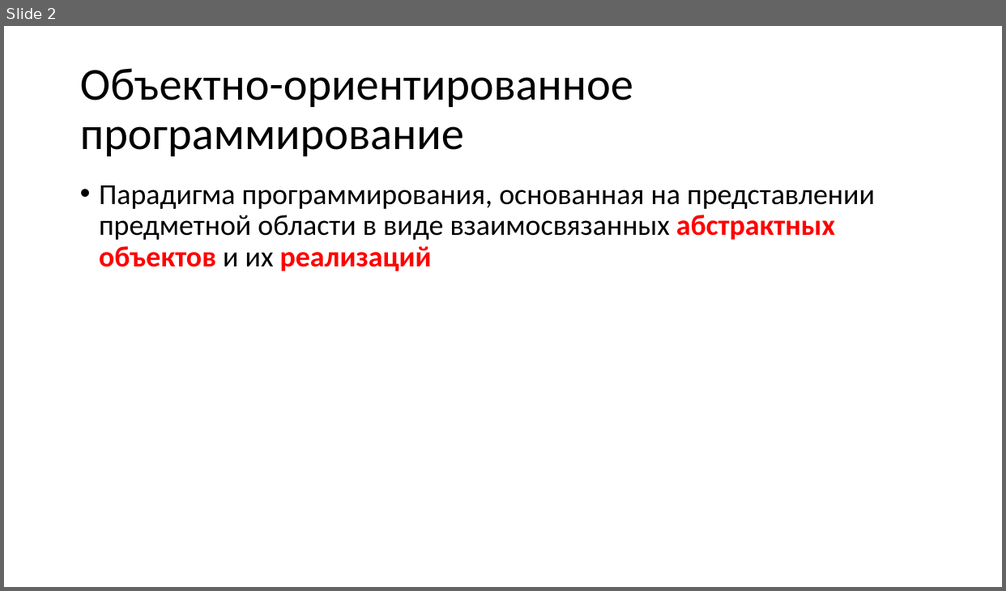
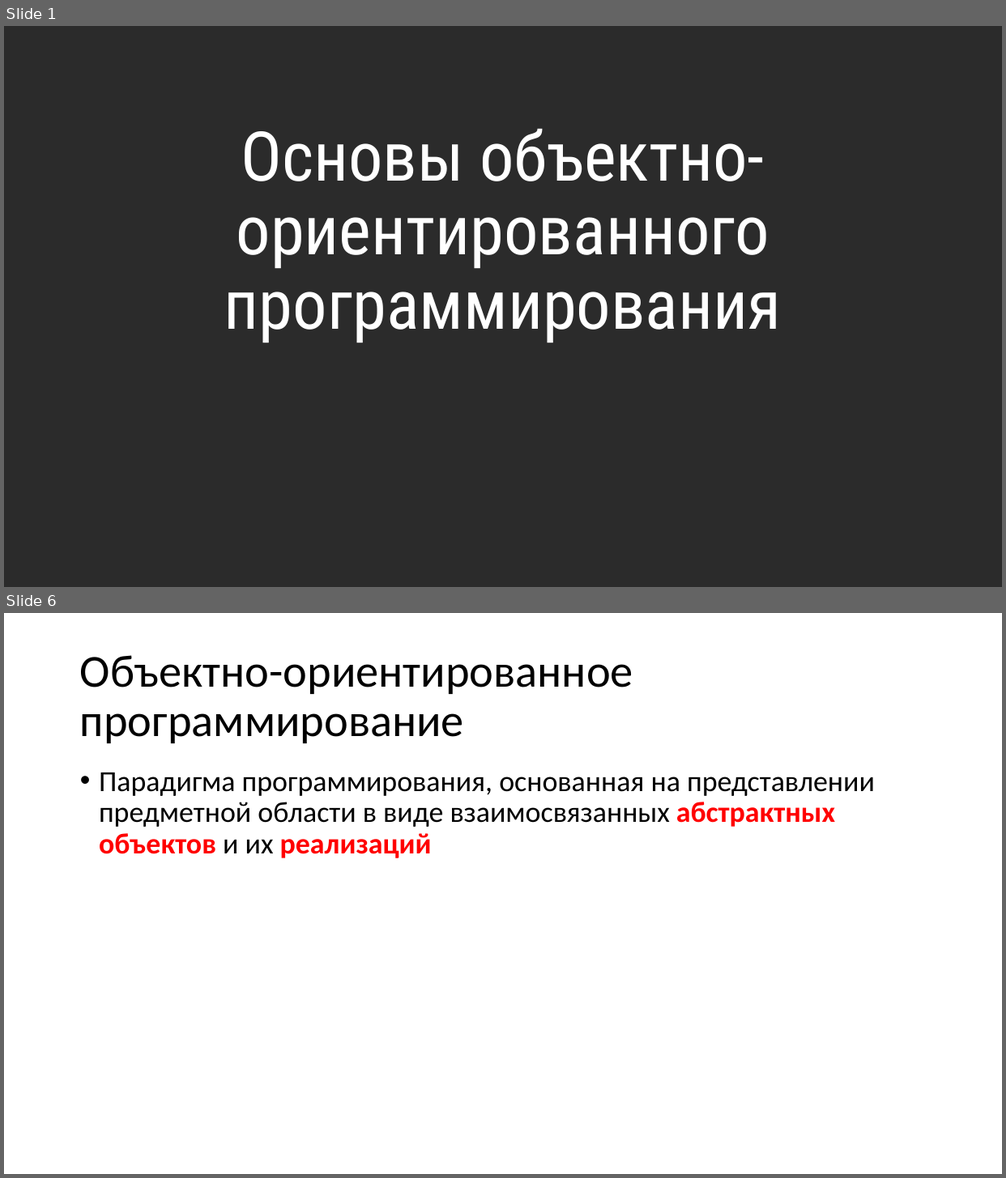
Before and after one commit to alexey-malov/oop, a slide deck: lectures/02/Основы ООП.pptx. Shown one above the other, each under a label of ours: slide 2 before the commit, slides 1 and 6 after it; the slides between them are not shown. The pictures are 1006x591 and 1006x1178 pixels, drawn with LibreOffice and Linux fonts; fonts in the diff are those of the drawing; background and template pictures are left out; a plain dark background stands for a picture behind light text. Boxes give left, top, right and bottom in pixels: in the first picture for what was removed or moved away, otherwise in the second. Text is boxed around its words. In the diff, an @@ line names an element or a change of style, - is before the commit and + after.

Commit message:
Обновил лекцию "Основы ООП"

```diff
--- a/lectures/02/Основы ООП.pptx
+++ b/lectures/02/Основы ООП.pptx
@@ slide 1 added at (4, 26, 1002, 587), background picture (left out) @@
@@ title added at (224, 128, 782, 344), 66 pt, text #FFFFFF @@
+Основы объектно-ориентированного программирования
@@ what was slide 2 is now slide 6 @@
```
Also in this commit, not shown: 5 other slides added, 2 slides removed.
